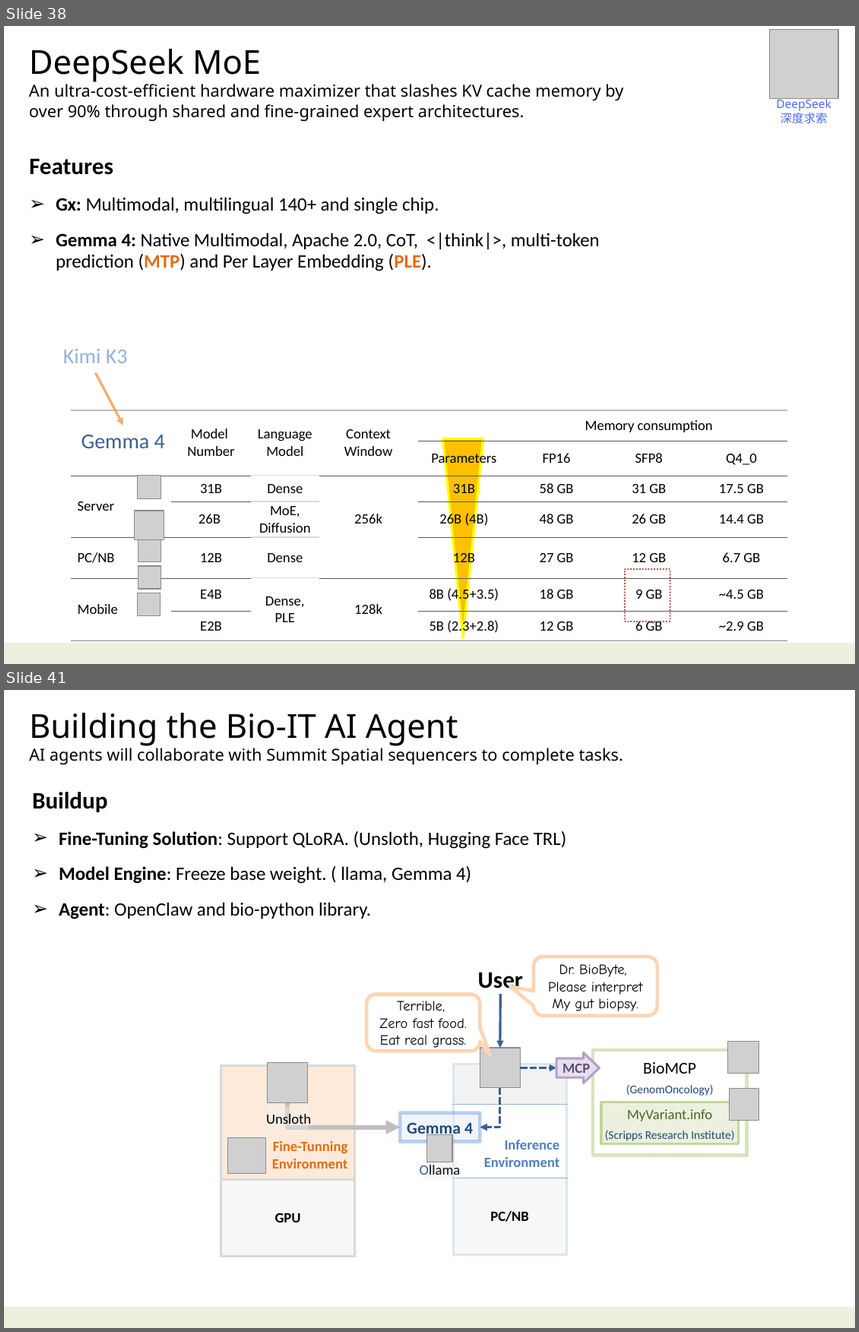
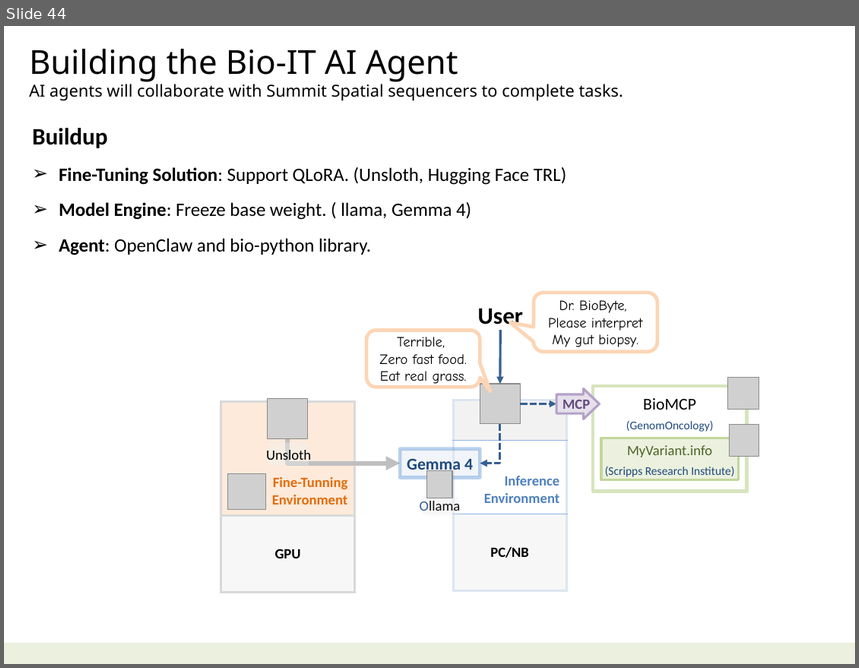
Before and after one commit to navibator/crazy-ai, a slide deck: ai.pptx. Shown one above the other, each under a label of ours: slides 38 and 41 before the commit, slide 44 after it; the slides between them are not shown. The pictures are 859x1332 and 859x668 pixels, drawn with LibreOffice and Linux fonts; fonts in the diff are those of the drawing; grey boxes stand for pictures. Boxes give left, top, right and bottom in pixels: in the first picture for what was removed or moved away, otherwise in the second. Text is boxed around its words. In the diff, an @@ line names an element or a change of style, - is before the commit and + after.

```diff
--- a/ai.pptx
+++ b/ai.pptx
@@ slide 38 removed at [4,26,855,664], background #FFFFFF; not listed: 1 template element that a slide beside it also shows @@
@@ picture removed at [769,29,838,98] @@
@@ text removed at [29,49,623,122] @@
-DeepSeek MoE
-An ultra-cost-efficient hardware maximizer that slashes KV cache memory by over 90% through shared and fine-grained expert architectures.
@@ text removed at [776,97,832,124] @@
-DeepSeek
-深度求索
@@ text removed at [29,158,600,271] @@
-Features
-➢ Gx: Multimodal, multilingual 140+ and single chip.
-➢ Gemma 4: Native Multimodal, Apache 2.0, CoT, <|think|>, multi-token prediction (MTP) and Per Layer Embedding (PLE).
@@ text removed at [63,349,128,363] @@
-Kimi K3
@@ arrow removed from (95, 373) to (123, 425) @@
@@ table removed at [70,411,789,638], 7 rows, 8 columns @@
- | Model / Number | Language / Model | Context / Window |  | Memory consumption |  | 
- |  |  |  | Parameters | FP16 | SFP8 | Q4_0
-Server | 31B | Dense |  | 31B | 58 GB | 31 GB | 17.5 GB
- | 26B | MoE, / Diffusion | 256k | 26B (4B) | 48 GB | 26 GB | 14.4 GB
-PC/NB | 12B | Dense |  | 12B | 27 GB | 12 GB | 6.7 GB
-Mobile | E4B | Dense, / PLE | 128k | 8B (4.5+3.5) | 18 GB | 9 GB | ~4.5 GB
- | E2B |  |  | 5B (2.3+2.8) | 12 GB | 6 GB | ~2.9 GB
@@ text removed at [82,435,165,449] @@
-Gemma 4
@@ flow chart merge removed at [443,439,484,638] @@
@@ picture removed at [138,475,161,499] @@
@@ picture removed at [134,511,163,540] @@
@@ picture removed at [138,539,161,563] @@
@@ picture removed at [139,566,161,589] @@
@@ rounded rectangle removed at [624,570,670,622] @@
@@ picture removed at [138,593,161,616] @@
@@ what was slide 41 is now slide 44 @@
```
Also in this commit, not shown: 5 slides changed, 6 slides added, 2 other slides removed.
